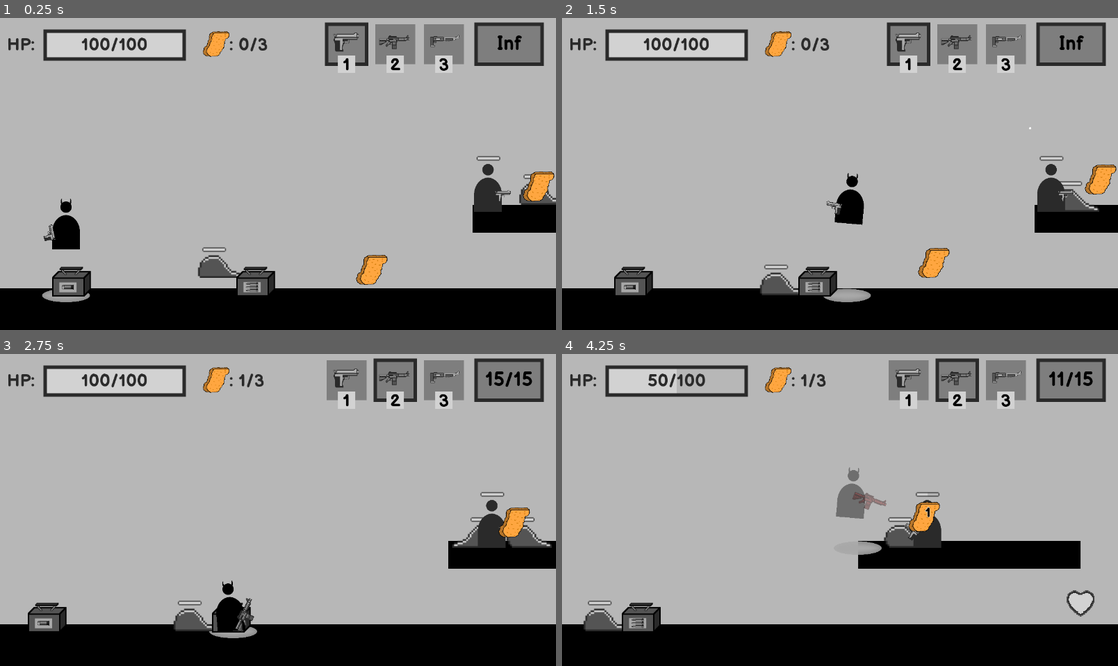
Above: before the commit, frames 1-4 (two rows, left to right).
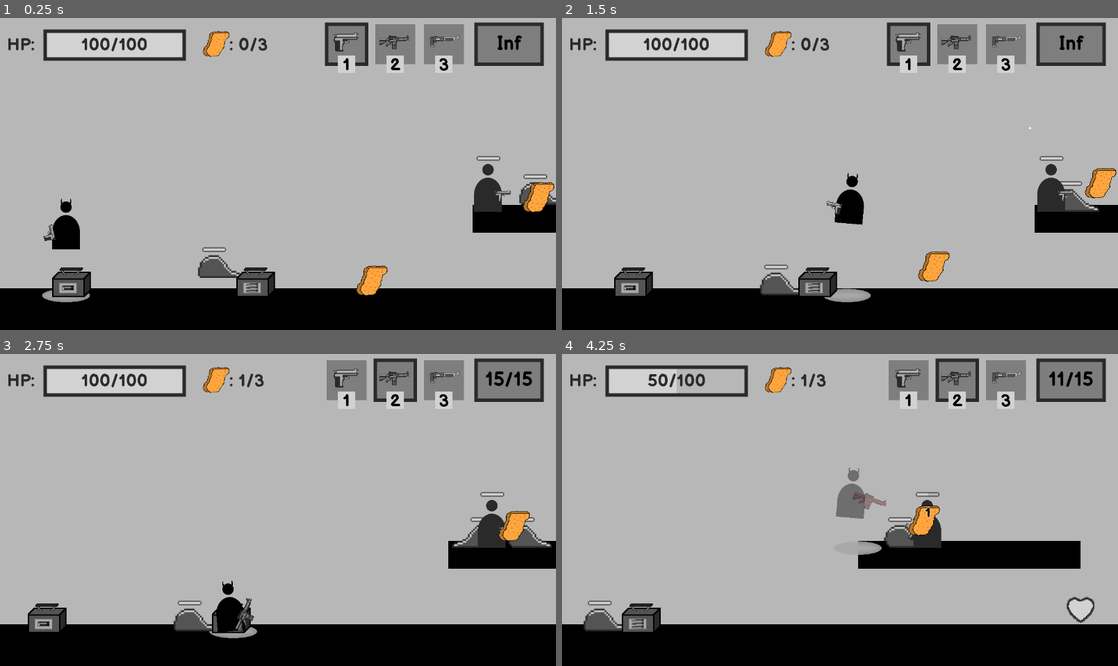
Above: after the commit, the same moments.

Repository: BesterCoder/nuggie-collector
Game: Godot game, scene res://levels/level_001.tscn
Two runs of this game, one before a commit and one after it. Both use one fixed random seed, a clock stepped at 60 frames per second and the inputs below.
Inputs (mouse positions are in pixels of both pictures, inside the frame that each line leads up to):
- Up to frame 1 (0.25 s): no input
- Up to frame 2 (1.5 s): move the mouse to (962, 158) at 0.52 s; press the mouse at (962, 158) at 0.53 s; hold D (move_right) from 0.53 s (still down); tap W (jump) at 0.77 s; move the mouse to (728, 189) at 1.27 s; release the mouse at (728, 189) at 1.28 s; tap 1 (select_pistol) at 1.35 s
- Up to frame 3 (2.75 s): tap W (jump) at 1.52 s; move the mouse to (333, 441) at 2.02 s; release D (move_right) at 2.03 s; hold A (move_left) from 2.03 s (still down); tap 2 (select_rifle) at 2.1 s
- Up to frame 4 (4.25 s): move the mouse to (812, 572) at 2.77 s; release A (move_left) at 2.78 s; hold D (move_right) from 2.78 s (still down); tap 3 (select_shotgun) at 2.85 s; tap W (jump) at 3.02, 3.77 s; move the mouse to (1006, 556) at 3.52 s; press the mouse at (1006, 556) at 3.53 s

The runs differ from the first frame. In frame 1, 1.3% of the frame differs, in the area x 9-100%, y 49-90%; in frame 2, 0.9%; in frame 3, 0.5%; in frame 4, 0.7%.

Commit message:
Items now find the floor after init
Also added a BaseItem that the items extend

Diff:
--- /dev/null
+++ b/items/BaseItem.gd
@@ -0,0 +1,8 @@
+extends Area2D
+
+class_name BaseItem
+
+var yspeed = 100
+
+func _physics_process(delta):
+	self.global_position.y += (yspeed * delta)
--- a/items/ammo/Ammo.gd
+++ b/items/ammo/Ammo.gd
@@ -1,4 +1,4 @@
-extends Area2D
+extends BaseItem
 
 
 enum {
@@ -28,6 +28,7 @@
 
 func _on_body_entered(body):
 	if body.name != "Player":
+		yspeed = 0
 		return
 
 	var success = body.add_ammo(self)
--- a/items/health/Health.gd
+++ b/items/health/Health.gd
@@ -1,6 +1,10 @@
-extends Area2D
+extends BaseItem
 
 
 func _on_body_entered(body):
-	if body.deal_damage(-20):
-		queue_free()
+	if body.name == "Player":
+		if body.deal_damage(-20):
+			queue_free()
+	else:
+		global_position.y -= 20
+		yspeed = 0
--- a/items/nuggie/Nuggie.gd
+++ b/items/nuggie/Nuggie.gd
@@ -1,6 +1,9 @@
-extends Area2D
+extends BaseItem
 
 signal nuggie_collected(nuggie_position)
+
+
+
 
 # TODO: add a bright "halo" on back of the nuggie
 # so they seem more heavenly
@@ -8,6 +11,11 @@
 	$AnimationPlayer.play("hover")
 
 
-func _on_body_entered(_body):
-	emit_signal("nuggie_collected", global_position)
-	queue_free()
+
+func _on_body_entered(body):
+	if body.name == "Player":
+		emit_signal("nuggie_collected", global_position)
+		queue_free()
+	else:
+		global_position.y -= 20
+		yspeed = 0
--- a/project.godot
+++ b/project.godot
@@ -9,6 +9,11 @@
 config_version=4
 
 _global_script_classes=[ {
+"base": "Area2D",
+"class": "BaseItem",
+"language": "GDScript",
+"path": "res://items/BaseItem.gd"
+}, {
 "base": "KinematicBody2D",
 "class": "EnemyBase",
 "language": "GDScript",
@@ -20,6 +25,7 @@
 "path": "res://characters/weapons/WeaponBase.gd"
 } ]
 _global_script_class_icons={
+"BaseItem": "",
 "EnemyBase": "",
 "WeaponBase": ""
 }
